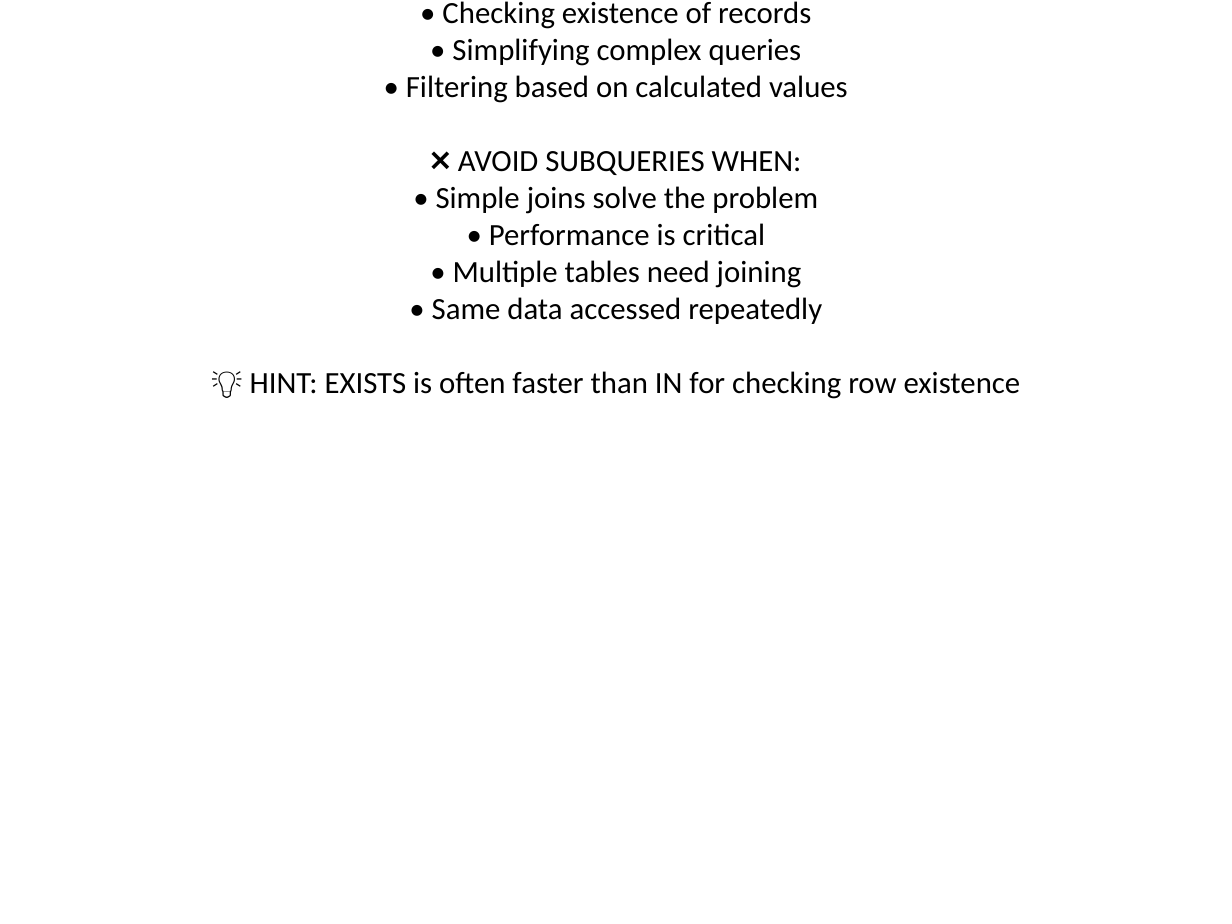
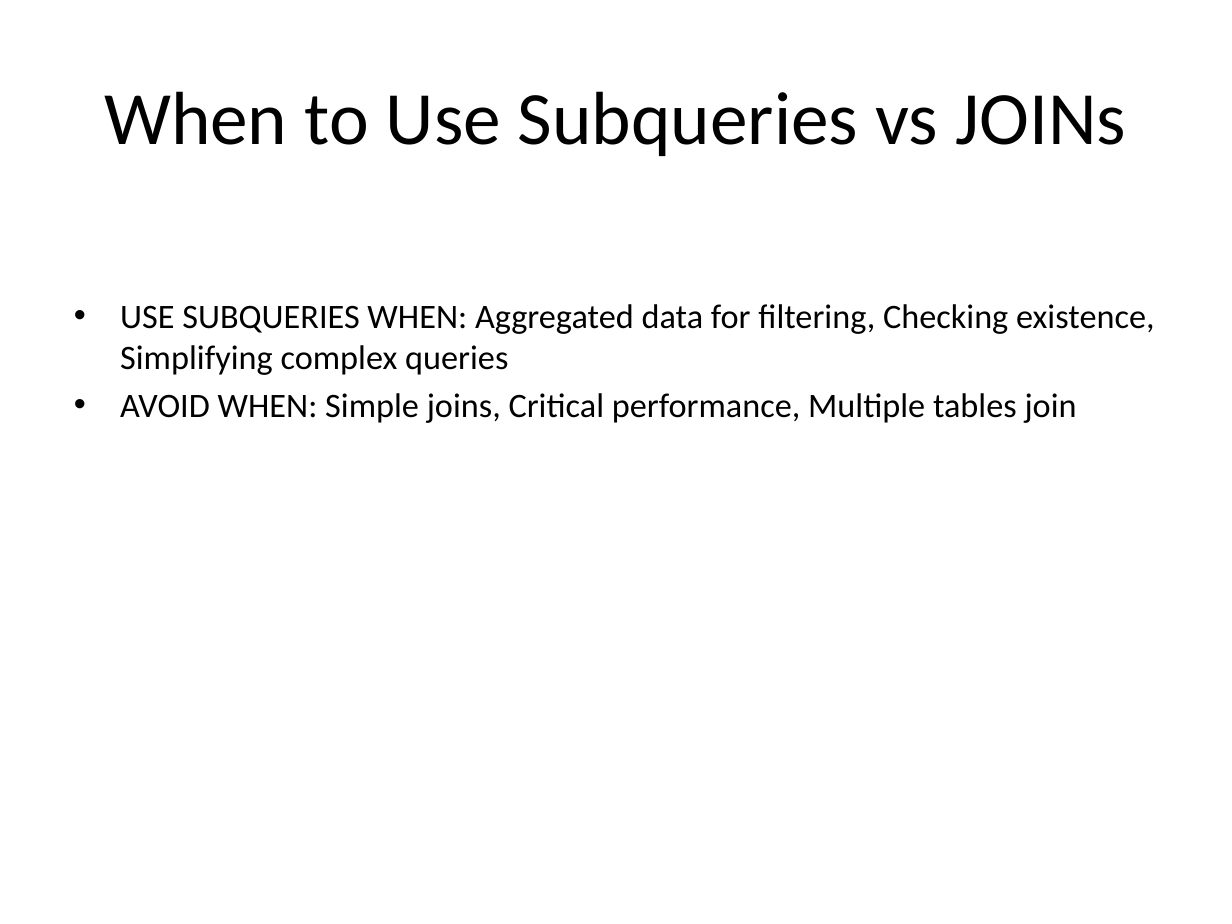
Before and after one commit to parth5012/cron-system, a slide deck: slide 5 of static/sql-subqueries-presentation/SQL_Subqueries_Presentation.pptx. Drawn at 1232x924 pixels with LibreOffice and Linux fonts; fonts in the diff are those of the drawing. Boxes give left, top, right and bottom in pixels: in the first picture for what was removed or moved away, otherwise in the second. Text is boxed around its words. In the diff, an @@ line names an element or a change of style, - is before the commit and + after.

Commit message:
Update SQL Subqueries PPTX with better formatting

```diff
--- a/static/sql-subqueries-presentation/SQL_Subqueries_Presentation.pptx
+++ b/static/sql-subqueries-presentation/SQL_Subqueries_Presentation.pptx
@@ title at <box>250,1,1021,399</box>: paragraph removed @@
-✅ USE SUBQUERIES WHEN:
-• You need aggregated data for filtering
-• Checking existence of records
-• Simplifying complex queries
-• Filtering based on calculated values
-❌ AVOID SUBQUERIES WHEN:
-• Simple joins solve the problem
-• Performance is critical
-• Multiple tables need joining
-• Same data accessed repeatedly
-💡 HINT: EXISTS is often faster than IN for checking row existence
@@ text added at <box>120,304,1154,423</box>, 20 pt, text #000000 @@
+• USE SUBQUERIES WHEN: Aggregated data for filtering, Checking existence, Simplifying complex queries
+• AVOID WHEN: Simple joins, Critical performance, Multiple tables join
```
Also in this commit, not shown: 14 other slides changed.
